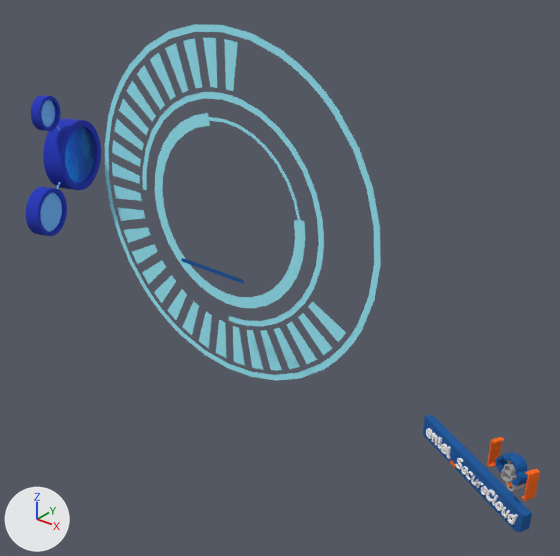
An edit to the glTF model GltfCirculosBrill/GltfCirculosBrill.gltf, drawn before and after from the same camera.
Before and after are seen from a 50 mm lens placed at (23.5, -25.2, 13.3), pointed at (1.3, 2.5, -3.9). Lighting does not change. The marker at lower left points along +X, +Y and +Z. Both versions are drawn at frame 390 of the action 'Anim_0'; the numbers are the values there.
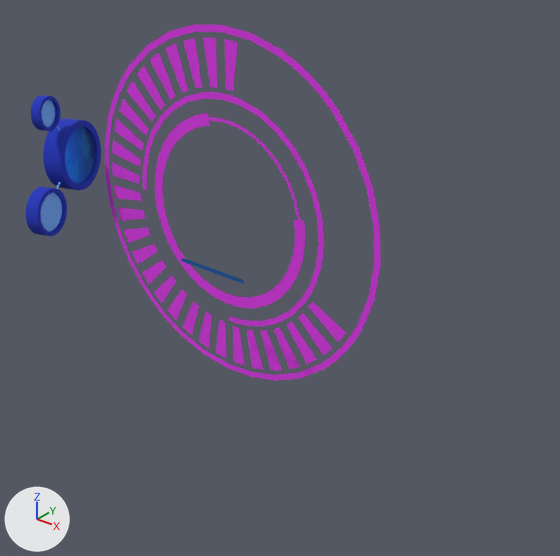
Diff of the bpy script that builds the scene:
```diff
--- a/GltfCirculosBrill/GltfCirculosBrill.gltf.py
+++ b/GltfCirculosBrill/GltfCirculosBrill.gltf.py
@@ mat_emisivo @@
 n2 = _N.new('ShaderNodeMix'); n2.name = 'Mix'
 n2.inputs[0].default_value = 1.0  # 'Factor'
-n2.inputs[7].default_value = (0.461, 0.875, 1.0, 1.0)  # 'B', cyan #b5f0ff
+n2.inputs[7].default_value = (1.0, 0.0377, 0.807, 1.0)  # 'B', pink #ff37e8
 n3 = _N.new('ShaderNodeTexImage'); n3.name = 'Image Texture'
@@ ob_object_6_001 @@
-ob_object_6_001 = bpy.data.objects.new('object_6.001', me_object_6_001)
-ob_object_6_001.location = (14.13, 0.01, -7.95)
-ob_object_6_001.rotation_euler = (1.571, 0.0, -0.496)  # degrees (90, 0, -28)
```

Changed parts and their boxes [x1, y1, x2, y2] in the pictures (560 x 556 px):
'object_10', surface changed (cyan to pink)
    both: [112, 38, 346, 370]
'object_59', surface changed (cyan to pink)
    both: [105, 24, 381, 381]
'object_6.001', deleted (blue)
    before: [423, 415, 540, 532]
'object_61', surface changed (cyan to pink)
    both: [155, 113, 305, 308]
'object_1', surface changed (cyan to pink)
    both: [142, 92, 324, 327]
